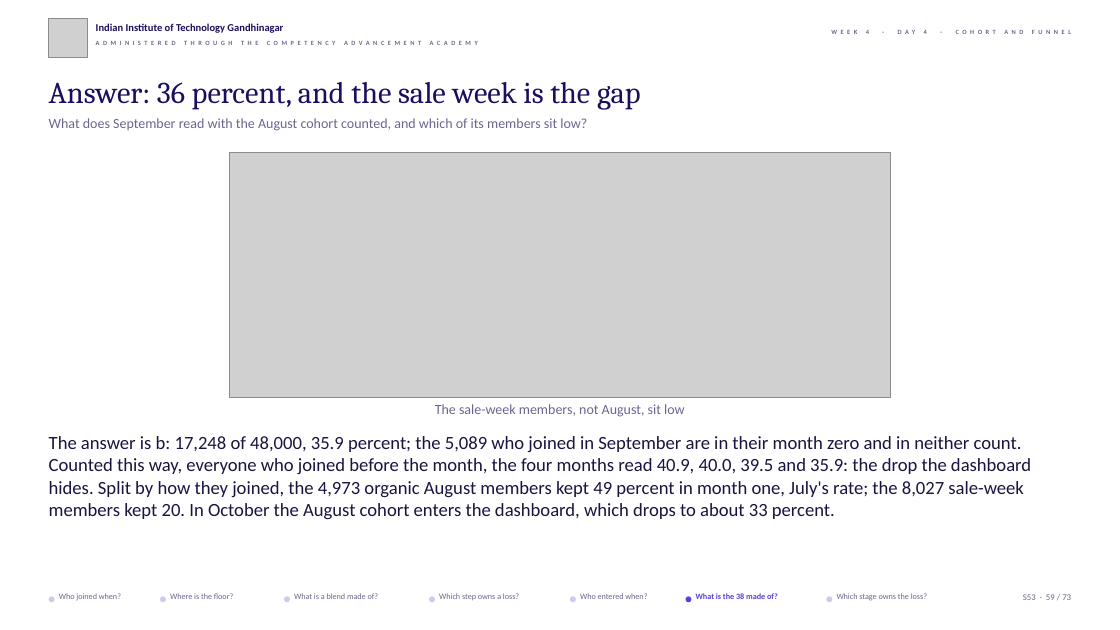
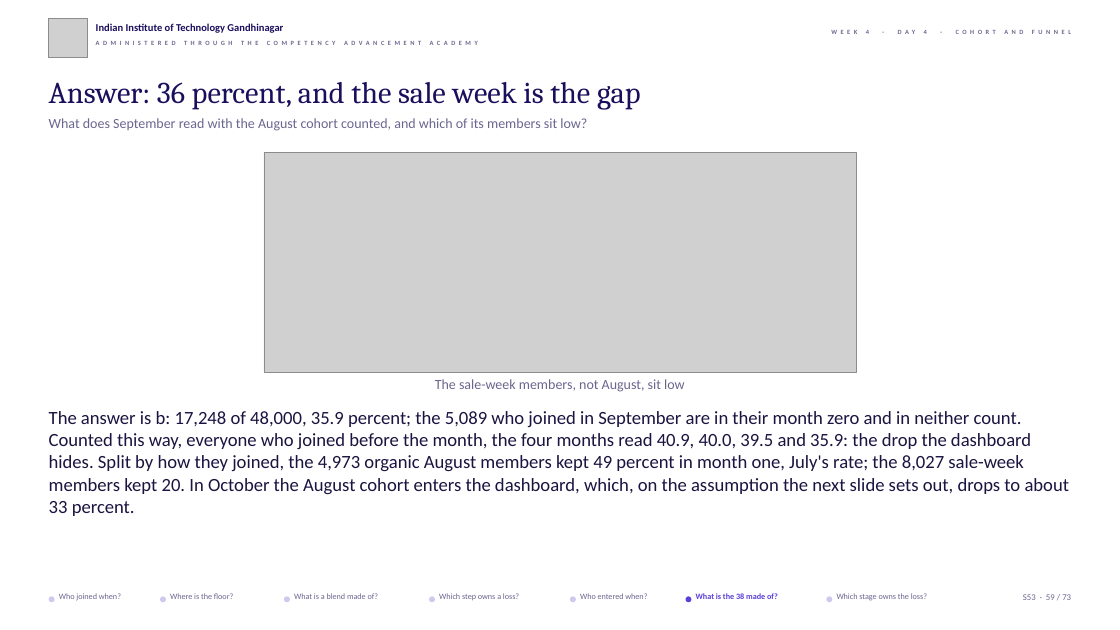
Before and after one commit to fde-academy-lab/c2-content-factory, a slide deck: slide 59 of content/W04/D4/slides/C2_W04_D04_half1_STUDENT.pptx. Drawn at 1120x630 pixels with LibreOffice and Linux fonts; fonts in the diff are those of the drawing; grey boxes stand for pictures; background and template pictures are left out. Boxes give left, top, right and bottom in pixels: in the first picture for what was removed or moved away, otherwise in the second. Text is boxed around its words. In the diff, an @@ line names an element or a change of style, - is before the commit and + after.

```diff
--- a/content/W04/D4/slides/C2_W04_D04_half1_STUDENT.pptx
+++ b/content/W04/D4/slides/C2_W04_D04_half1_STUDENT.pptx
@@ picture: place and size @@
-picture at (229,153,890,397)
+picture at (264,153,856,372)
@@ text "The sale-week members, not August, ...": place and size @@
-text "The sale-week members, not August, ..." at (435,404,685,417)
+text "The sale-week members, not August, ..." at (435,379,685,392)
@@ text at (49,411,1070,516): text changed @@
-The answer is b: 17,248 of 48,000, 35.9 percent; the 5,089 who joined in September are in their month zero and in neither count. Counted this way, everyone who joined before the month, the four months read 40.9, 40.0, 39.5 and 35.9: the drop the dashboard hides. Split by how they joined, the 4,973 organic August members kept 49 percent in month one, July's rate; the 8,027 sale-week members kept 20. In October the August cohort enters the dashboard, which drops to about 33 percent.
+The answer is b: 17,248 of 48,000, 35.9 percent; the 5,089 who joined in September are in their month zero and in neither count. Counted this way, everyone who joined before the month, the four months read 40.9, 40.0, 39.5 and 35.9: the drop the dashboard hides. Split by how they joined, the 4,973 organic August members kept 49 percent in month one, July's rate; the 8,027 sale-week members kept 20. In October the August cohort enters the dashboard, which, on the assumption the next slide sets out, drops to about 33 percent.
```
Also in this commit, not shown: 32 other slides changed, 4 other files.
